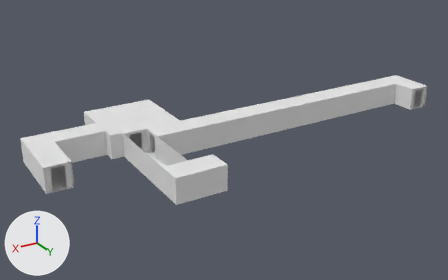
One commit to the Blender file DyNaDeMo/assets/Textures/ObservationRoute.blend: the scene before it, then after it.
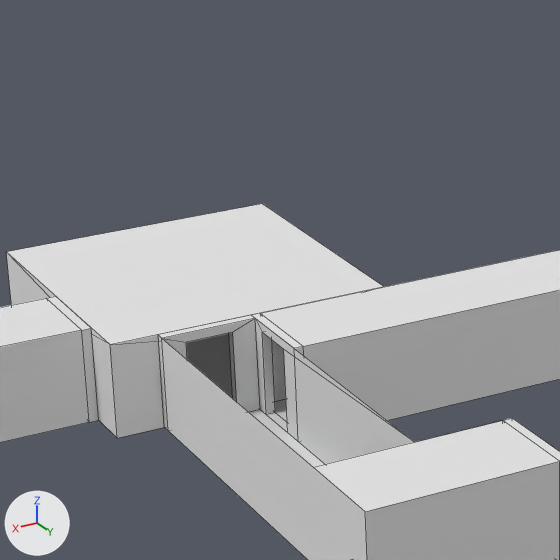
There are two pictures of each version: one whole from a 50 mm lens placed at (9.02, 22.46, 10.18), pointed at (-3.34, 1.86, -0.12), one close up on the part from 18% to 50% of the width and 17% to 68% of the height. Every picture has the same lights, and +X, +Y and +Z are marked at lower left. The close-ups show mesh edges as thin lines.

Objects in the first close-up: 'MRoomObserveRoomC', 'ObserveButtonDoorsC', 'ObserveRoom'.
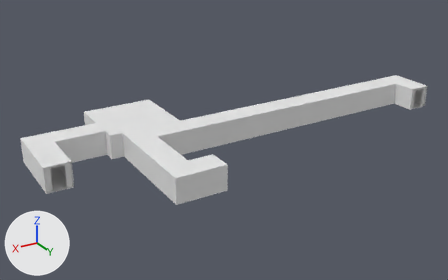
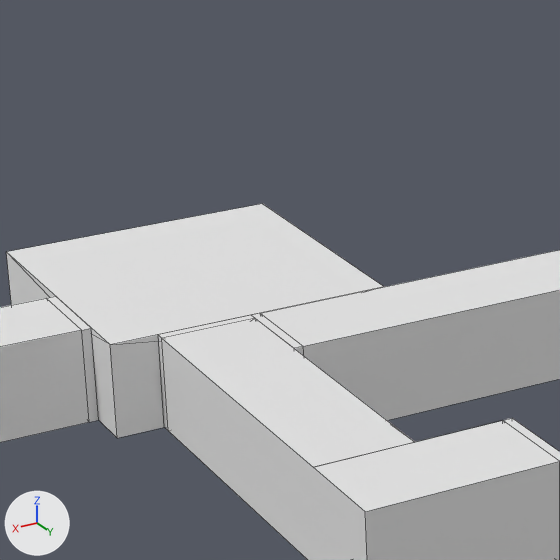
Commit message: Continue updating routes.

Location of each change, (x1, y1, x2, y2) in pixels of the close-ups (560 x 560 px; the box of a moved part takes in the faces that stretch with it):
part 1 of me_observebuttondoorsc, moved or reshaped (not visible before)
    after: (162, 318, 414, 467)

What the commit changed:
me_observebuttondoorsc has 96 vertices, 65 faces, 22 loose edges and spans x -2.7..0.3, y -28.0..1.0, z 0.0..1.0.
me_observebuttondoorsc is used by ob_observebuttondoorsc; location (0.5, 2.0, 0.0); rotation (0.0, 0.0, -1.571), in degrees (0, 0, -90); scale (1.5, 0.5, 1.0).
Verts and faces of me_observebuttondoorsc; kept vertices keep their numbers, new ones are numbered from 96.
Before the commit, vertices of me_observebuttondoorsc: 27 (0.3, -1.0, 1.0) at pixel (255, 318), 29 (0.3, 1.0, 1.0) at pixel (161, 338), 43 (-2.0, -1.0, 1.0) at pixel (414, 442), 44 (-2.0, 1.0, 1.0) at pixel (313, 467).
Part 1, on me_observebuttondoorsc:
Edges deleted: (43, 44).
New faces: (27, 43, 44, 29) (mat_room_000 (white #e5e5e5)).
